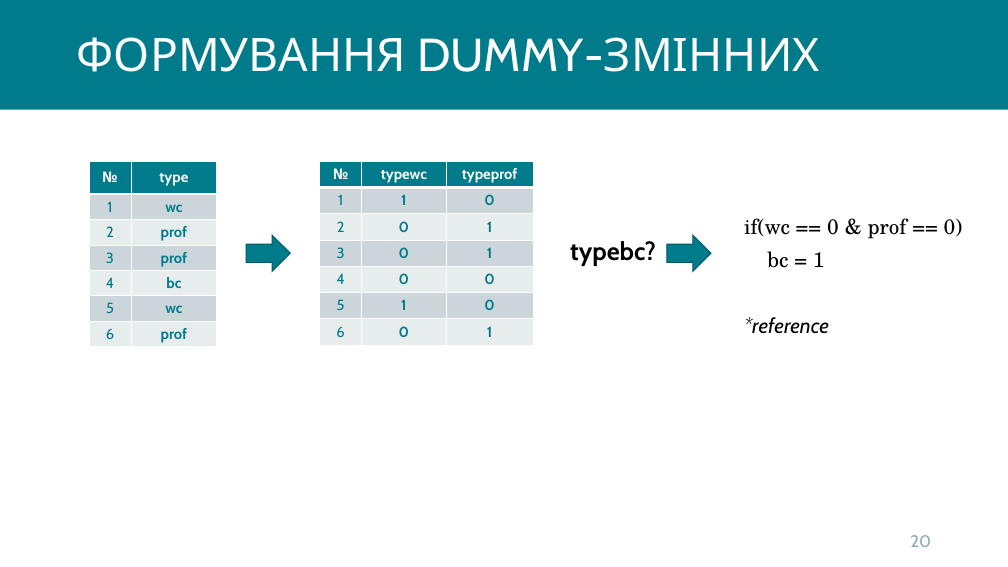
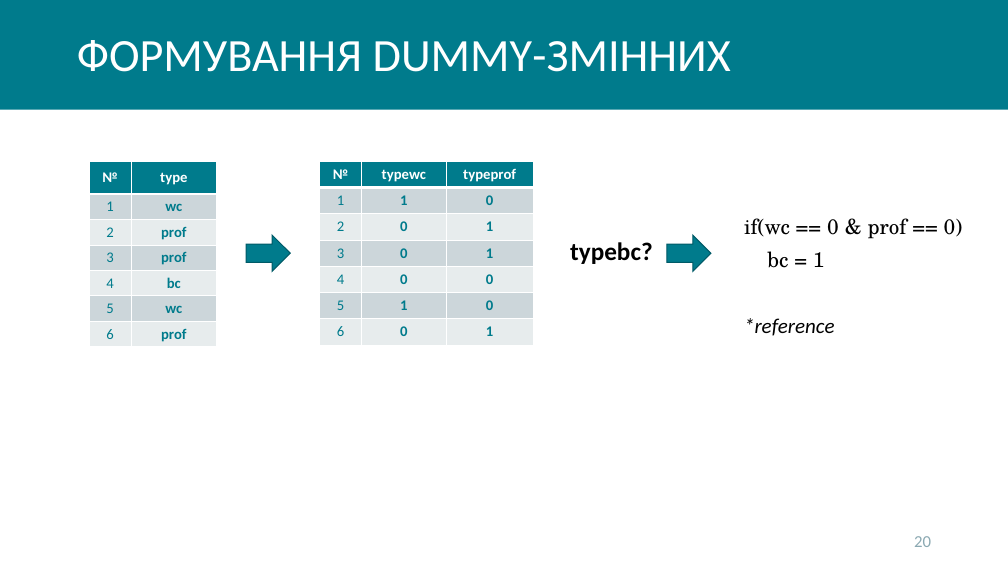
Before and after one commit to kleban/r-course-eng, a slide deck: slide 20 of pptx/051_Linear_Regression.pptx. Drawn at 1008x567 pixels with LibreOffice and Linux fonts; fonts in the diff are those of the drawing; background and template pictures are left out. Boxes give left, top, right and bottom in pixels: in the first picture for what was removed or moved away, otherwise in the second. Text is boxed around its words. In the diff, an @@ line names an element or a change of style, - is before the commit and + after.

Commit message:
updated font

```diff
--- a/pptx/051_Linear_Regression.pptx
+++ b/pptx/051_Linear_Regression.pptx
@@ table at [89, 161, 217, 346] @@
@@ font Cabin to Calibri @@
@@ table at [320, 161, 534, 345] @@
@@ font Cabin to Calibri @@
@@ font Cabin to Calibri in 3 elements at [914, 536, 931, 547], [77, 40, 731, 72], [570, 242, 653, 264] @@
@@ text at [744, 318, 835, 336]: font Cabin to Calibri in "*reference" @@
```
Also in this commit, not shown: 20 other slides changed.
